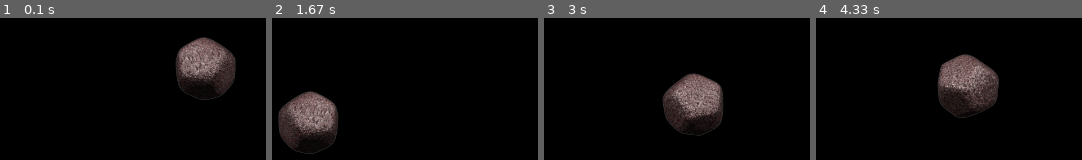
Above: before the commit, frames 1-4 (left to right).
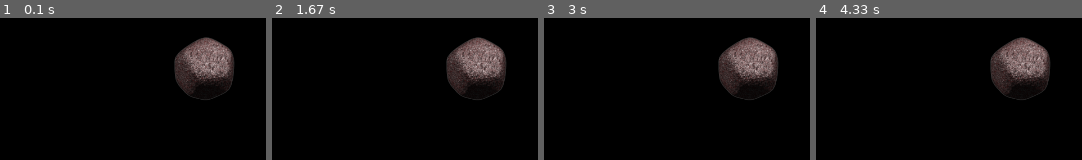
Above: after the commit, the same moments.

Repository: alanxoc3/pygame-asteroids
Game: pygame game, started from src/four_dir_anim.py
Same seed, same stepped clock (60 frames per second), same inputs: the game is played once before the commit and once after it.
Inputs:
- Up to frame 1 (0.1 s): no input
- Up to frame 2 (1.67 s): hold Left 0.33-0.87 s; hold Down 0.9-1.2 s; hold Left 1.23-1.63 s
- Up to frame 3 (3 s): hold Up 1.67-2.03 s; hold Right 2.07-2.7 s; hold Down from 2.73 s (still down)
- Up to frame 4 (4.33 s): release Down at 3.1 s; hold Left 3.13-3.6 s; hold Right 3.63-4.1 s; hold Up from 4.13 s (still down)

The runs differ from the first frame. In frame 1, 3.7% of the frame differs, in the area x 65-89%, y 13-57%; in frame 2, 13%; in frame 3, 14%; in frame 4, 14%, in the area x 45-88%, y 13-71%.

Commit message:
deleted stuff from asteroid class

Diff:
--- a/src/asteroid.py
+++ b/src/asteroid.py
@@ -5,101 +5,36 @@
 
 class Asteroid(object):
     """
-    This class will represent our user controlled character.
+    The Asteroid class
     """
     SIZE = (72, 72)
 
-    def __init__(self, pos, speed, facing=pg.K_RIGHT):
-        """
-        The pos argument is a tuple for the center of the player (x,y);
-        speed is in pixels/frame; and facing is the Player's starting
-        direction (given as a key-constant).
-        """
+    def __init__(self, pos, speed):
         self.speed = speed
-        self.direction = facing
-        self.old_direction = None # Player's previous direction every frame.
-        self.direction_stack = [] # Held keys in the order they were pressed.
         self.redraw = True # Forces redraw if needed.
         self.animate_timer = 0.0
         self.animate_fps = 7
-        self.image = None
-        self.walkframes = None
-        self.walkframe_dict = self.make_frame_dict()
-        self.adjust_images()
+        self.make_frames()
+        self.image = self.frames[0]
         self.rect = self.image.get_rect(center=pos)
 
-    def make_frame_dict(self):
-        """
-        Create a dictionary of direction keys to frame cycles. We can use
-        transform functions to reduce the size of the sprite sheet needed.
-        """
-        frames = tools.split_sheet(assets.SKEL_IMAGE, Asteroid.SIZE, 4, 1)[0]
-        flips = [pg.transform.flip(frame, True, False) for frame in frames]
-        walk_cycles = {pg.K_LEFT : itertools.cycle(frames[0:2]),
-                       pg.K_RIGHT: itertools.cycle(flips[0:2]),
-                       pg.K_DOWN : itertools.cycle([frames[3], flips[3]]),
-                       pg.K_UP   : itertools.cycle([frames[2], flips[2]])}
-        return walk_cycles
-
-    def adjust_images(self, now=0):
-        """
-        Update the sprite's walkframes as the sprite's direction changes.
-        """
-        if self.direction != self.old_direction:
-            self.walkframes = self.walkframe_dict[self.direction]
-            self.old_direction = self.direction
-            self.redraw = True
-        self.make_image(now)
+    def make_frames(self):
+        self.frames = tools.split_sheet(assets.SKEL_IMAGE, Asteroid.SIZE, 5, 4)[0]
 
     def make_image(self, now):
         """
         Update the sprite's animation as needed.
         """
         elapsed = now-self.animate_timer > 1000.0/self.animate_fps
-        if self.redraw or (self.direction_stack and elapsed):
-            self.image = next(self.walkframes)
+        if self.redraw or elapsed:
             self.animate_timer = now
         self.redraw = False
-
-    def add_direction(self, key):
-        """
-        Add a pressed direction key on the direction stack.
-        """
-        if key in assets.DIRECT_DICT:
-            if key in self.direction_stack:
-                self.direction_stack.remove(key)
-            self.direction_stack.append(key)
-            self.direction = self.direction_stack[-1]
-
-    def pop_direction(self, key):
-        """
-        Pop a released key from the direction stack.
-        """
-        if key in assets.DIRECT_DICT:
-            if key in self.direction_stack:
-                self.direction_stack.remove(key)
-            if self.direction_stack:
-                self.direction = self.direction_stack[-1]
-
-    def get_event(self, event):
-        """
-        Handle events pertaining to player control.
-        """
-        if event.type == pg.KEYDOWN:
-            self.add_direction(event.key)
-        elif event.type == pg.KEYUP:
-            self.pop_direction(event.key)
 
     def update(self, now, screen_rect):
         """
         Updates our player appropriately every frame.
         """
-        self.adjust_images(now)
-        if self.direction_stack:
-            direction_vector = assets.DIRECT_DICT[self.direction]
-            self.rect.x += self.speed*direction_vector[0]
-            self.rect.y += self.speed*direction_vector[1]
-            self.rect.clamp_ip(screen_rect)
+        pass
 
     def draw(self, surface):
         """
--- a/src/four_dir_anim.py
+++ b/src/four_dir_anim.py
@@ -43,7 +43,6 @@
                 self.done = True
             elif event.type in (pg.KEYUP, pg.KEYDOWN):
                 self.keys = pg.key.get_pressed()
-            self.player.get_event(event)
 
     def display_fps(self):
         """
Not shown, changed: src/asteroid.pyc
